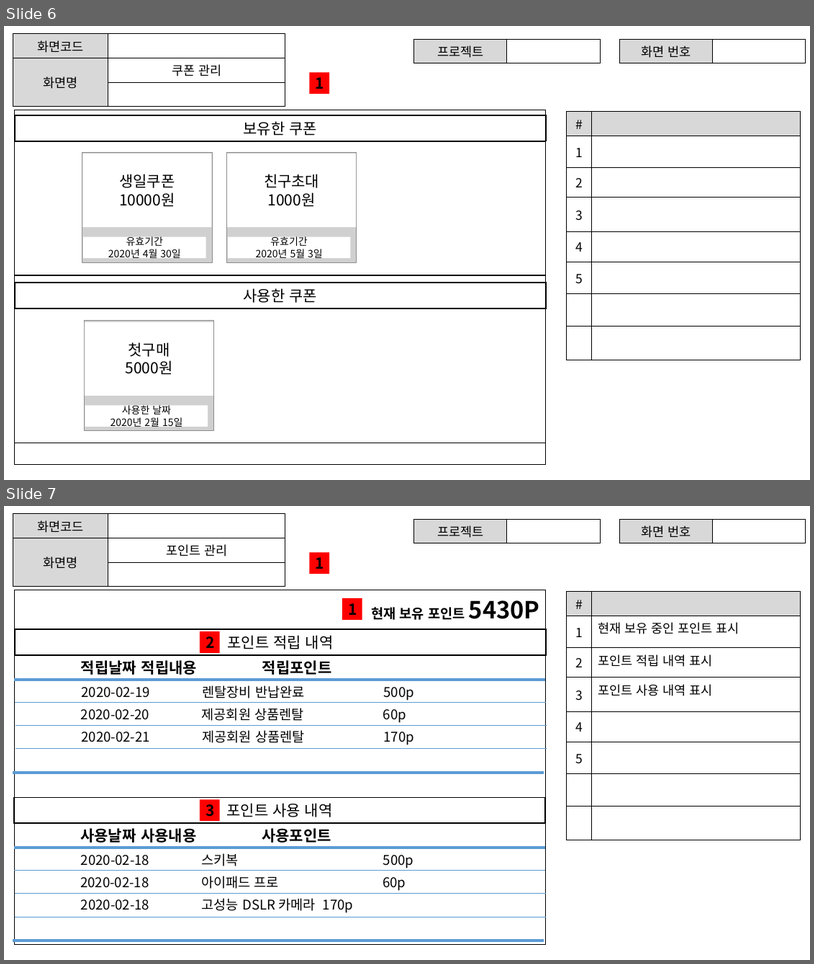
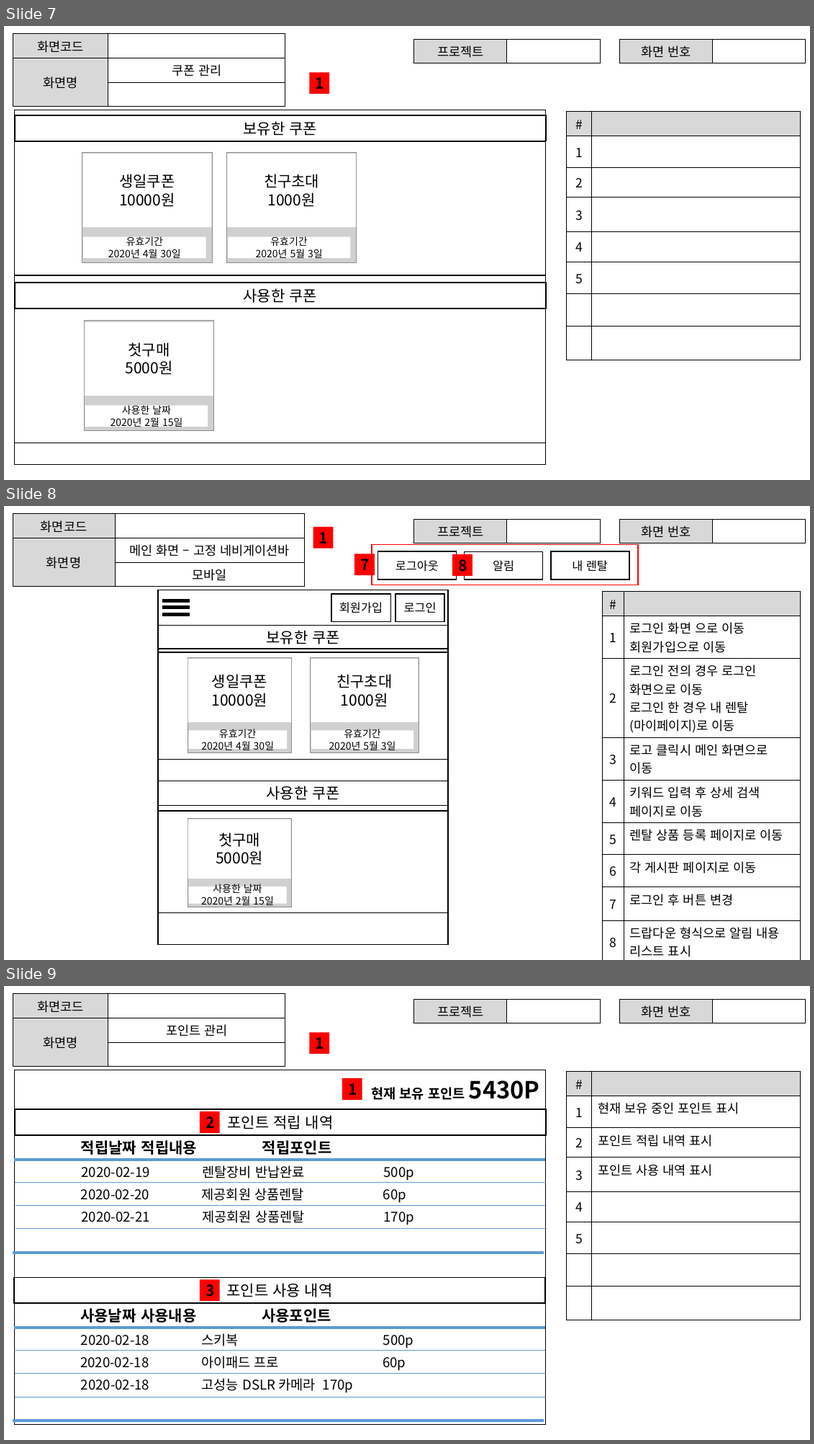
Before and after one commit to ezenteam2/RentalEquip, a slide deck: 0 발표용 파워포인트/project04 - 파워포인트 종합 - 현태.pptx. Shown one above the other, each under a label of ours: slides 6 and 7 before the commit, slides 7, 8 and 9 after it. The pictures are 814x964 and 814x1444 pixels, drawn with LibreOffice and Linux fonts; fonts in the diff are those of the drawing; grey boxes stand for pictures. Boxes give left, top, right and bottom in pixels: in the first picture for what was removed or moved away, otherwise in the second. Text is boxed around its words. In the diff, an @@ line names an element or a change of style, - is before the commit and + after.

```diff
--- a/0 발표용 파워포인트/project04 - 파워포인트 종합 - 현태.pptx
+++ b/0 발표용 파워포인트/project04 - 파워포인트 종합 - 현태.pptx
@@ slide 8 added at (4,506,810,960), background #FFFFFF @@
@@ table added at (13,514,305,584), 3 rows, 2 columns @@
+화면코드 | 
+화면명 | 메인 화면 – 고정 네비게이션바
+ | 모바일
@@ rectangle added at (313,527,333,548), fill #FF0000, 18 pt, text #000000, bold @@
+1
@@ table added at (414,519,600,541), 1 rows, 2 columns @@
+프로젝트 | 
@@ table added at (620,519,806,541), 1 rows, 2 columns @@
+화면 번호 | 
@@ rectangle added at (372,545,638,585), outline #FF0000 1 pt @@
@@ rectangle added at (355,554,375,575), fill #FF0000, 18 pt, text #000000, bold @@
+7
@@ rectangle added at (378,551,456,579), outline #000000 1.5 pt, 14 pt, text #000000 @@
+로그아웃
@@ rectangle added at (453,554,473,576), fill #FF0000, 18 pt, text #000000, bold @@
+8
@@ rectangle added at (464,552,543,580), outline #000000 1.5 pt, 14 pt, text #000000 @@
+알림
@@ rectangle added at (551,551,630,579), outline #000000 1.5 pt, 14 pt, text #000000 @@
+내 렌탈
@@ rectangle added at (158,590,449,944), outline #000000 1 pt @@
@@ table added at (603,591,800,960), 9 rows, 2 columns @@
+# | 
+1 | 로그인 화면 으로 이동 / 회원가입으로 이동
+2 | 로그인 전의 경우 로그인 화면으로 이동 / 로그인 한 경우 내 렌탈(마이페이지)로 이동
+3 | 로고 클릭시 메인 화면으로 이동
+4 | 키워드 입력 후 상세 검색 페이지로 이동
+5 | 렌탈 상품 등록 페이지로 이동
+6 | 각 게시판 페이지로 이동
+7 | 로그인 후 버튼 변경
+8 | 드랍다운 형식으로 알림 내용 리스트 표시
@@ line added from (162, 600) to (190, 600), #000000 4.5 pt @@
@@ line added from (162, 608) to (190, 608), #000000 4.5 pt @@
@@ rectangle added at (332,594,391,621), outline #000000 1.5 pt, 14 pt, text #000000 @@
+회원가입
@@ rectangle added at (396,594,445,621), outline #000000 1.5 pt, 14 pt, text #000000 @@
+로그인
@@ rectangle added at (158,626,449,649), outline #000000 1.5 pt, 18 pt, text #000000 @@
+보유한 쿠폰
@@ line added from (162, 614) to (190, 614), #000000 4.5 pt @@
@@ rectangle added at (158,652,449,759), outline #000000 1.5 pt @@
@@ picture added at (188,657,292,752) @@
@@ rectangle added at (188,659,291,723), fill #FFFFFF, 18 pt, text #000000 @@
+생일쿠폰
+10000원
@@ picture added at (311,657,419,752) @@
@@ rectangle added at (311,659,419,722), fill #FFFFFF, 18 pt, text #000000 @@
+친구초대
+1000원
@@ rectangle added at (188,731,287,749), fill #FFFFFF, 12 pt, text #000000 @@
+유효기간
+2020년 4월 30일
@@ rectangle added at (311,731,414,749), fill #FFFFFF, 12 pt, text #000000 @@
+유효기간
+2020년 5월 3일
@@ rectangle added at (158,780,449,805), outline #000000 1.5 pt, 18 pt, text #000000 @@
+사용한 쿠폰
@@ rectangle added at (158,811,449,913), outline #000000 1.5 pt @@
@@ picture added at (188,818,291,907) @@
@@ rectangle added at (188,819,291,879), fill #FFFFFF, 18 pt, text #000000 @@
+첫구매
+5000원
@@ rectangle added at (188,886,286,903), fill #FFFFFF, 12 pt, text #000000 @@
+사용한 날짜
+2020년 2월 15일
@@ what was slide 6 is now slide 7 @@
@@ what was slide 7 is now slide 9 @@
```
Also in this commit, not shown: 2 slides changed, 3 other slides added.
